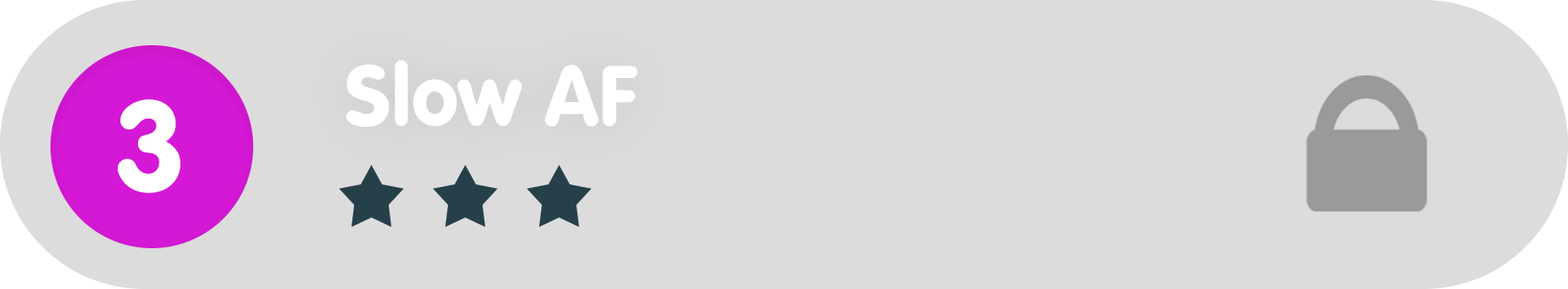
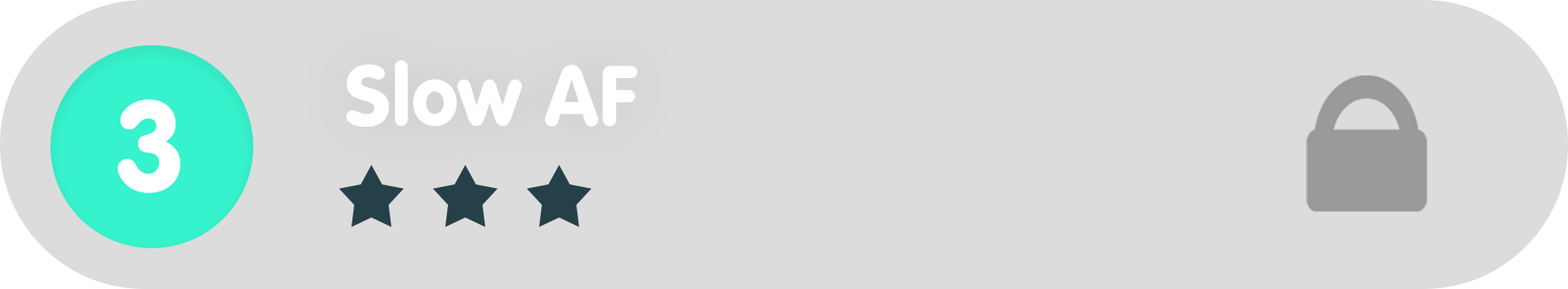
Before/after of a 1568 x 289 layered artwork. What changed in the layer stack:
painted on "Ellipse_green" over bbox(50, 45, 254, 248)
